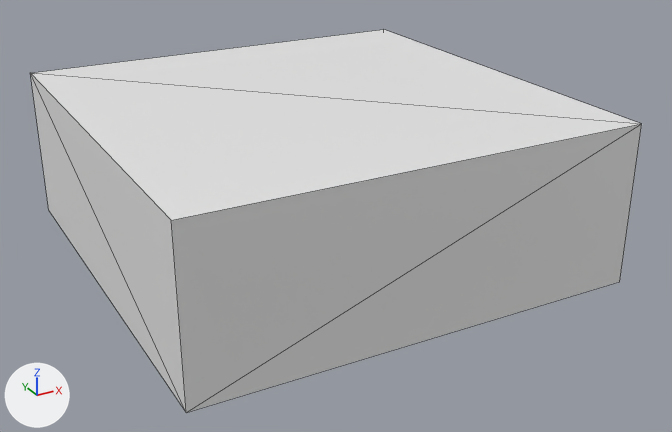
The glTF model Model3d/glb/C04-01096B.glb as it was, and as the next commit left it.
Camera for both pictures: a 50 mm camera at (-0.00104, -0.00322, 0.00237) aimed at (0.00131, 0.00106, 0.00023). Every picture has the same lights, and +X, +Y and +Z are marked at lower left. The older version comes first. Mesh edges are drawn as thin lines. Where no turn or scale is listed for an object, it has been applied to the vertices. Vertices at exactly the same position are counted once.

The first picture shows 'OpenSCAD Model'.
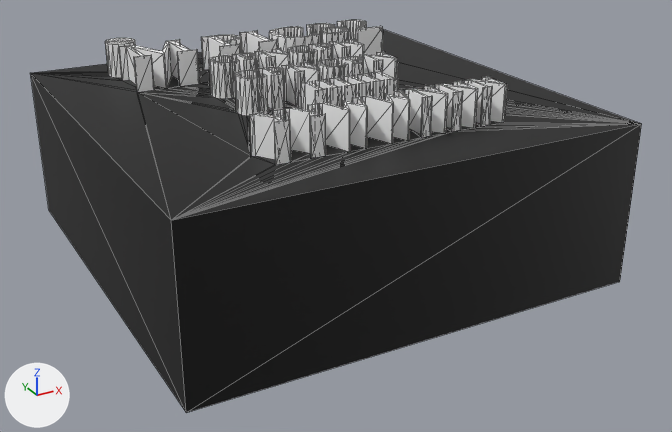
Location of each change, (x1, y1, x2, y2) in pixels of the pictures (672 x 432 px):
'OpenSCAD Model', reshaped: before (30, 30, 642, 413); after (30, 20, 642, 413)
part 1 of me_openscad_model, added: after (31, 20, 641, 220)
part 2 of me_openscad_model, recoloured (white to black): (30, 73, 642, 413) in both

What changed in the scene script:
```text
Add mat_color_2:
    mat_color_2 = principled_material('Color 2')
    mat_color_2.base_color = (1.0, 1.0, 1.0)  # white #ffffff
Add mat_color_1:
    mat_color_1 = principled_material('Color 1')
    mat_color_1.base_color = (0.0, 0.0, 0.0)  # black #000000
Change me_openscad_model:
    used by ob_openscad_model
    remove me_openscad_model.from_pydata(...)  # 8 vertices, 12 faces; spans x 0.0..0.0025, y 0.0..0.0025, z 0.0..0.0009
    add me_openscad_model.from_pydata(...)  # 1504 vertices, 3004 faces; spans x 0.0..0.0025, y 0.0..0.0025, z 0.0..0.0011
    me_openscad_model part 1: 1496 vertices added at x 0.0004..0.00205, y 0.00035..0.0023, z 0.0009..0.0011
    me_openscad_model part 2: 10 faces spanning x 0.0..0.0025, y 0.0..0.0025, z 0.0..0.0009 switch from no material to mat_color_1 (black #000000)
    add me_openscad_model.materials.append(mat_color_2)  # white #ffffff
```
